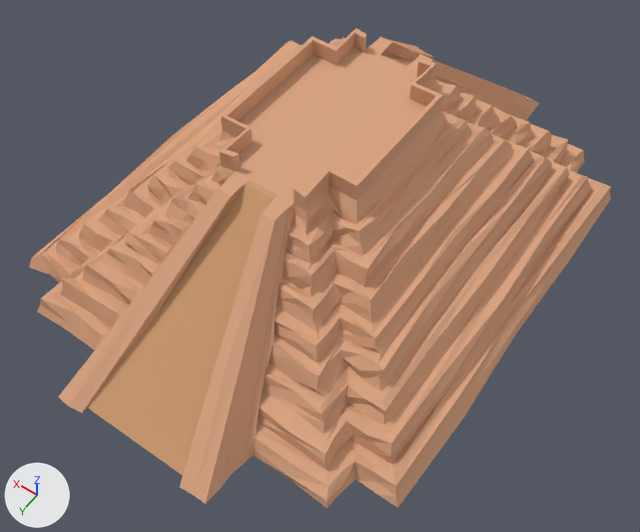
What one commit did to the Blender file Assets/Models/lvl2_rotating_models/Ruin/Palanque Pyramid_New_new_Hesi.blend.
Both versions are drawn from a camera (50 mm lens) standing at (-74.3, 108.3, 167.4) and looking at (-6.9, 13.9, 19.1). The lights are fixed; the arrows at lower left show +X, +Y and +Z.

Script lines for the objects in view, before the commit:
```python
me_cube_005 = bpy.data.meshes.new('Cube.005')
me_cube_005.from_pydata(...)  # 1580 vertices, 1477 faces; spans x -4.92..4.89, y -6.84..6.8, z -3.89..0.0
me_cube_005.materials.append(mat_material)  # beige #dba786
me_cylinder_003 = bpy.data.meshes.new('Cylinder.003')
me_cylinder_003.from_pydata(...)  # 36 vertices, 2 faces; spans x -0.85..0.98, y -4.47..4.4, z 0.52..2.85
me_cylinder_003.materials.append(mat_material_030)  # brown #cf9e75
ob_py = bpy.data.objects.new('py', me_cube_005)
ob_py.location = (0.0, 0.0, 50.3)
ob_py.scale = (9.87, 9.87, 9.87)
ob_ramp = bpy.data.objects.new('ramp', me_cylinder_003)
ob_ramp.location = (-1.0, 1.0, 5.0)
ob_ramp.scale = (14.6, 14.6, 14.6)
```
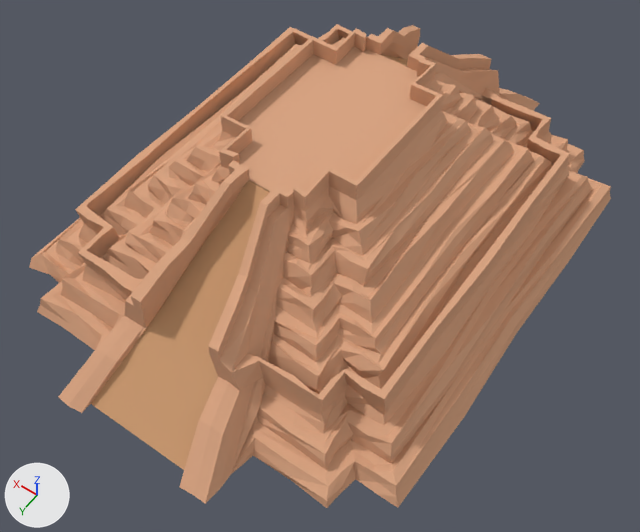
Where the change shows, as pixel boxes (x1, y1, x2, y2) in the pictures (640 x 532 px):
'py', reshaped
    before: (29, 28, 611, 508)
    after: (29, 24, 611, 508)
'ramp', reshaped
    before: (87, 54, 414, 476)
    after: (91, 54, 408, 470)
part 1 of me_cylinder_003, rebuilt
    before: (87, 184, 274, 476)
    after: (91, 180, 270, 470)
part 2 of me_cube_005, built on
    before: (58, 38, 540, 504)
    after: (58, 24, 570, 504)

The change, as a diff of the scene's bpy script:
```diff
--- a/Assets/Models/lvl2_rotating_models/Ruin/Palanque Pyramid_New_new_Hesi.blend.py
+++ b/Assets/Models/lvl2_rotating_models/Ruin/Palanque Pyramid_New_new_Hesi.blend.py
@@ me_cylinder_003 @@
 # used by ob_ramp; location = (-1.0, 1.0, 5.0); scale = (14.6, 14.6, 14.6)
-me_cylinder_003.from_pydata(...)  # 36 vertices, 2 faces; spans x -0.85..0.98, y -4.47..4.4, z 0.52..2.85
+me_cylinder_003.from_pydata(...)  # 56 vertices, 18 faces; spans x -0.85..0.98, y -4.47..4.34, z 0.52..2.85
+# me_cylinder_003 part 1: the loose piece of 18 vertices spanning x -0.85..0.98, y 1.55..4.4, z 0.52..2.85 is rebuilt with 28 vertices and now spans x -0.85..0.98, y 1.34..4.34, z 0.52..2.85
 me_cylinder_003.materials.append(mat_material_030)
@@ me_cube_005 @@
 # used by ob_py; location = (0.0, 0.0, 50.3); scale = (9.87, 9.87, 9.87)
-me_cube_005.from_pydata(...)  # 1580 vertices, 1477 faces; spans x -4.92..4.89, y -6.84..6.8, z -3.89..0.0
+me_cube_005.from_pydata(...)  # 1947 vertices, 1845 faces; spans x -4.92..4.89, y -6.84..6.8, z -3.89..0.0
+# me_cube_005 part 2: 27 vertices removed from x -3.01..2.02, y -4.79..5.7, z -3.89..-2.08; 394 vertices added at x -3.89..3.89, y -6.32..6.31, z -3.45..-0.08
 me_cube_005.materials.append(mat_material)
```
